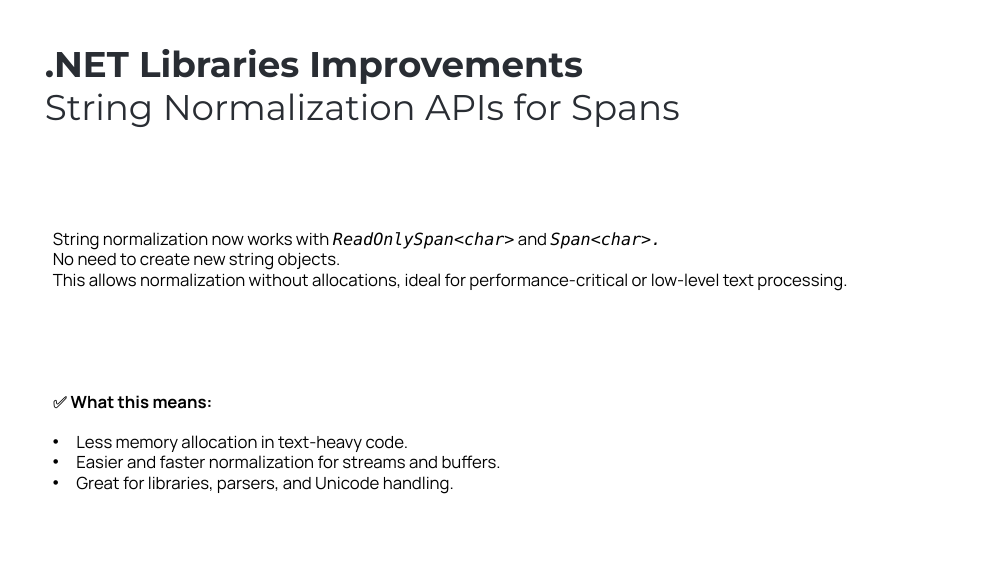
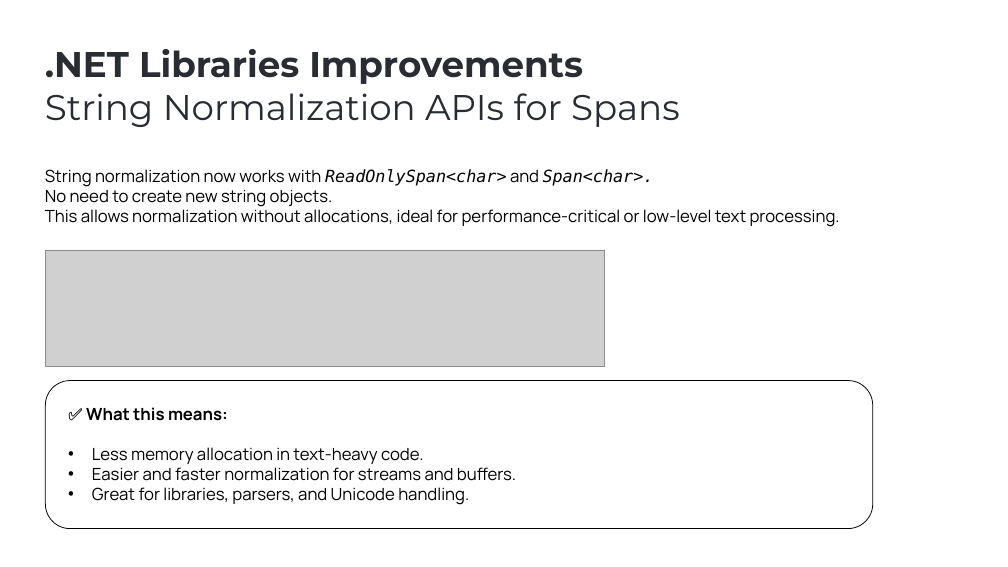
Before and after one commit to ebicoglu/presentations, a slide deck: slide 5 of abp-community-talks-2025.09.pptx. Drawn at 1008x567 pixels with LibreOffice and Linux fonts; fonts in the diff are those of the drawing; grey boxes stand for pictures; background and template pictures are left out. Boxes give left, top, right and bottom in pixels: in the first picture for what was removed or moved away, otherwise in the second. Text is boxed around its words. In the diff, an @@ line names an element or a change of style, - is before the commit and + after.

```diff
--- a/abp-community-talks-2025.09.pptx
+++ b/abp-community-talks-2025.09.pptx
@@ text "String normalization now works with ..." moved from (x1=53, y1=232, x2=847, y2=291) to (x1=45, y1=169, x2=840, y2=227) @@
@@ picture added at (x1=45, y1=250, x2=605, y2=367) @@
@@ rounded rectangle added at (x1=45, y1=380, x2=873, y2=529), outline #000000 0.75 pt @@
@@ text "✅ What this means:" moved from (x1=71, y1=395, x2=501, y2=494) to (x1=86, y1=407, x2=516, y2=505) @@
```
Also in this commit, not shown: 16 other slides changed, 2 slides added, 1 slide removed.
